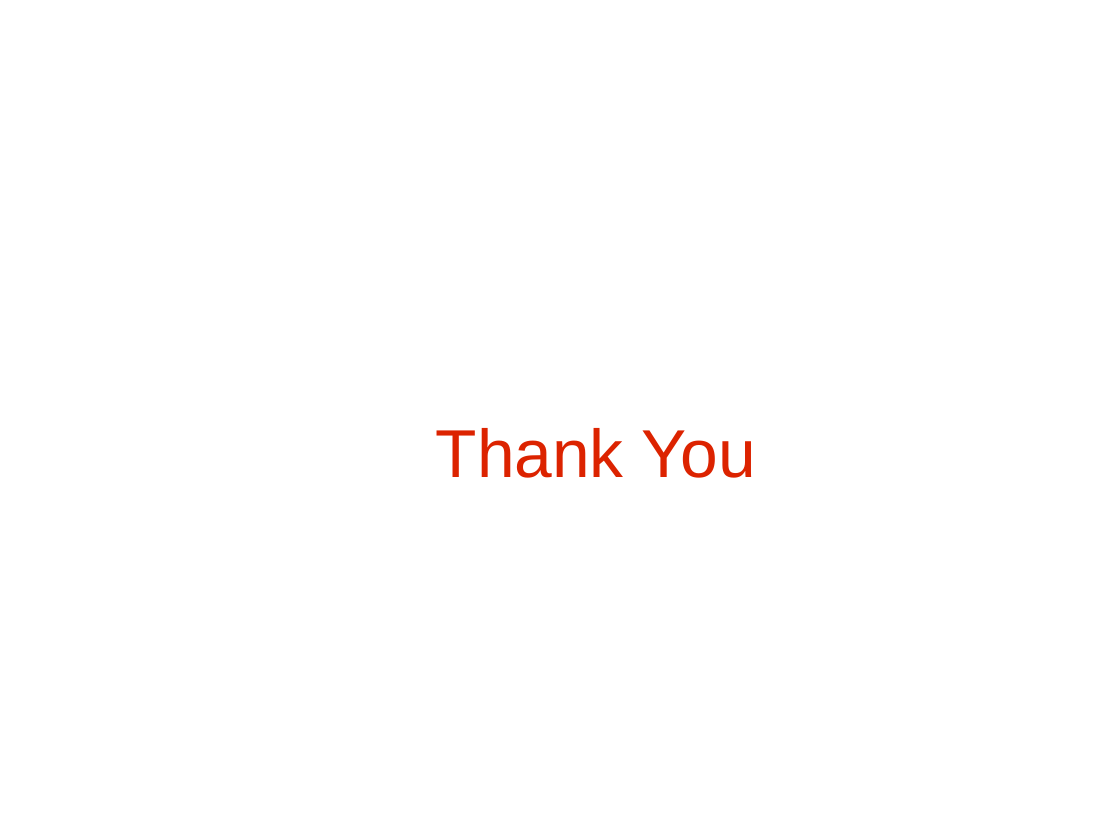
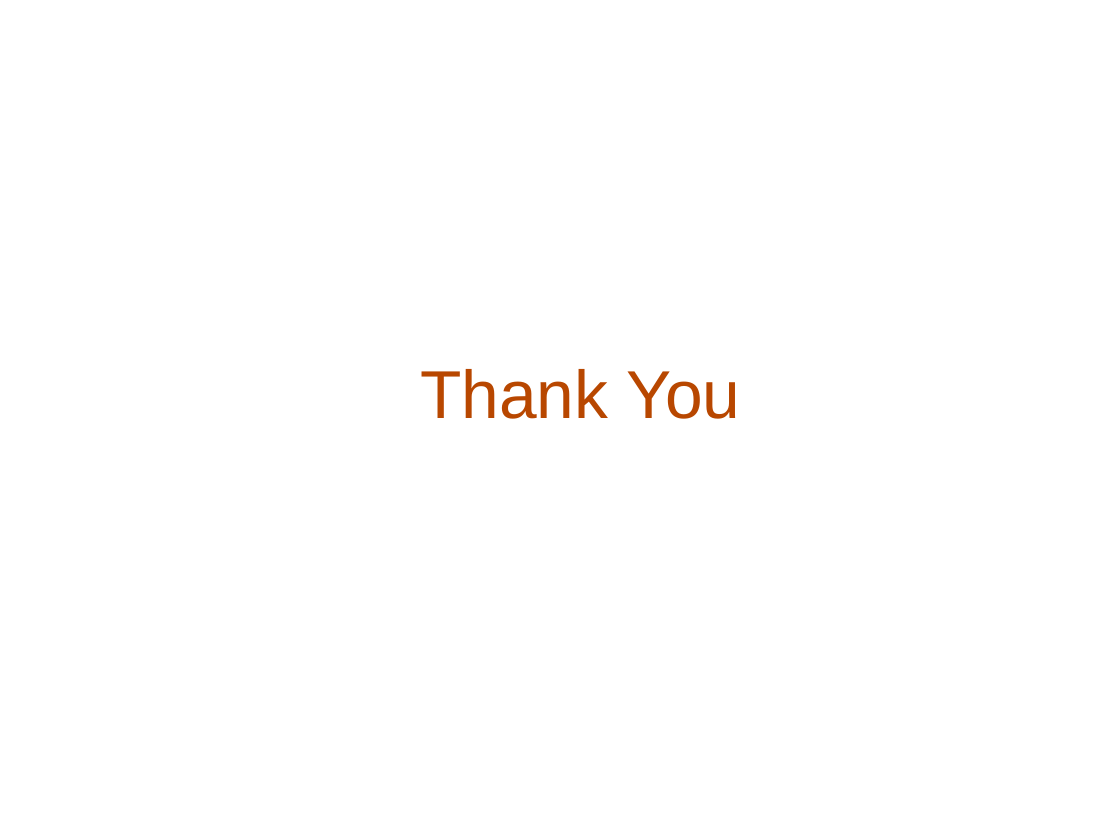
Before and after one commit to tajmilur-rahman/SOEN691D, a slide deck: slide 20 of presentation/research/paper1.odp. Drawn at 1120x840 pixels with LibreOffice and Linux fonts; fonts in the diff are those of the drawing; background and template pictures are left out. Boxes give left, top, right and bottom in pixels: in the first picture for what was removed or moved away, otherwise in the second. Text is boxed around its words. In the diff, an @@ line names an element or a change of style, - is before the commit and + after.

```diff
--- a/presentation/research/paper1.odp
+++ b/presentation/research/paper1.odp
@@ text "Thank You": place and size @@
-text "Thank You" at (436,428,755,478)
+text "Thank You" at (420,369,740,419)
@@ text "Thank You" at (420,369,740,419): text colour #DC2300 to #B84700 @@
```
Also in this commit, not shown: 14 other slides changed, 16 other files.
